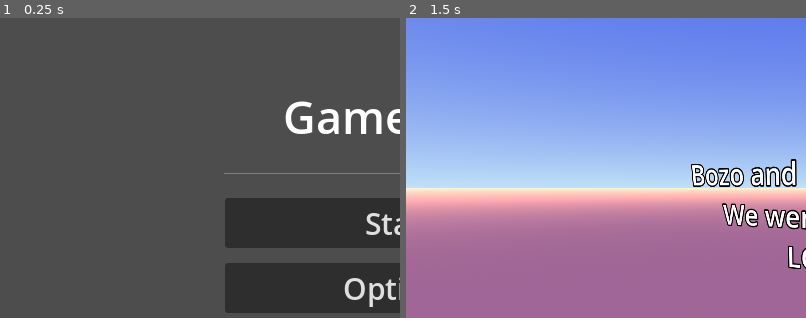
Above: before the commit, frames 1-2 (left to right).
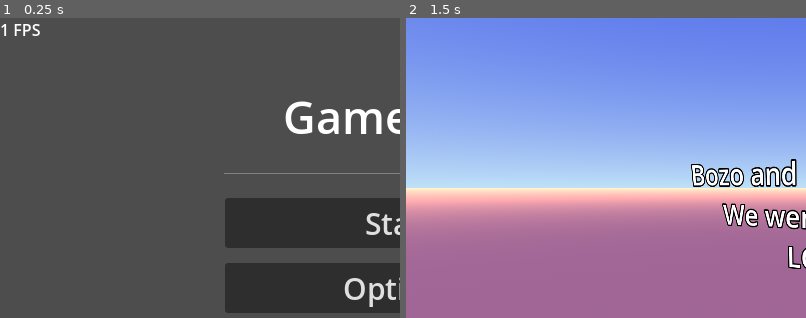
Above: after the commit, the same moments.

Repository: SavoVuksan/EasyMenus
Game: Godot game, scene res://Scenes/main_menu.tscn
Two runs of this game, one before a commit and one after it. Both use one fixed random seed, a clock stepped at 60 frames per second and the inputs below.
Inputs:
- Up to frame 1 (0.25 s): no input
- Up to frame 2 (1.5 s): click "Start" at 0.5 s; tap Enter at 1.25 s
The pictures show only the part of the screen within x 0-50%, y 0-50%; the shares and areas given below are measured in that part.

The runs differ from the first frame. In frame 1, 0.2% of the frame differs, in the area x 0-10%, y 2-6%; in frame 2, nothing differs.

Commit message:
Added Vsync Toggle to Options
* Added Vsync toggle button to options menu.
* Loads Vsync setting on loadup

Diff:
--- a/Scenes/main_menu.tscn
+++ b/Scenes/main_menu.tscn
@@ -1,7 +1,8 @@
-[gd_scene load_steps=3 format=3 uid="uid://yla45juq1i8g"]
+[gd_scene load_steps=4 format=3 uid="uid://yla45juq1i8g"]
 
 [ext_resource type="Script" path="res://Scripts/main_menu_controller.gd" id="1_00qpk"]
 [ext_resource type="PackedScene" uid="uid://ifbncut80b7x" path="res://Scenes/options_menu.tscn" id="2_5k7rh"]
+[ext_resource type="Script" path="res://Scripts/FPS.gd" id="3_6j1pc"]
 
 [node name="MainMenu" type="Control"]
 layout_mode = 3
@@ -76,6 +77,13 @@
 visible = false
 layout_mode = 1
 
+[node name="FPS" type="Label" parent="."]
+layout_mode = 0
+offset_right = 40.0
+offset_bottom = 23.0
+text = "60 FPS"
+script = ExtResource("3_6j1pc")
+
 [connection signal="pressed" from="Content/StartGameButton" to="." method="load_3d_scene"]
 [connection signal="pressed" from="Content/OptionsButton" to="." method="open_options"]
 [connection signal="pressed" from="Content/QuitButton" to="." method="quit"]
--- a/Scenes/options_menu.tscn
+++ b/Scenes/options_menu.tscn
@@ -94,10 +94,22 @@
 theme_override_font_sizes/font_size = 25
 text = "Fullscreen"
 
+[node name="VSyncCheckButton" type="CheckButton" parent="VBoxContainer"]
+unique_name_in_owner = true
+custom_minimum_size = Vector2i(200, 0)
+offset_left = 300.0
+offset_top = 324.0
+offset_right = 500.0
+offset_bottom = 367.0
+size_flags_horizontal = 4
+tooltip_text = "Syncs Games Frame Rate with Displays Refresh Rate"
+theme_override_font_sizes/font_size = 25
+text = "V-Sync"
+
 [node name="MarginContainer2" type="MarginContainer" parent="VBoxContainer"]
-offset_top = 324.0
+offset_top = 382.0
 offset_right = 800.0
-offset_bottom = 417.0
+offset_bottom = 475.0
 theme_override_constants/margin_left = 100
 theme_override_constants/margin_right = 100
 
@@ -105,6 +117,8 @@
 offset_left = 100.0
 offset_right = 700.0
 offset_bottom = 93.0
+tooltip_text = "Scale Less than 1 to get performance improve.
+Scale to more than 1 to improve image quality."
 
 [node name="RenderScaleLabel" type="Label" parent="VBoxContainer/MarginContainer2/VBoxContainer"]
 offset_right = 600.0
@@ -118,8 +132,6 @@
 offset_top = 42.0
 offset_right = 600.0
 offset_bottom = 58.0
-tooltip_text = "Scale Less than 1 to get performance improve.
-Scale to more than 1 to improve image quality."
 min_value = 0.25
 max_value = 2.0
 step = 0.05
@@ -135,18 +147,18 @@
 horizontal_alignment = 1
 
 [node name="HSeparator3" type="HSeparator" parent="VBoxContainer"]
-offset_top = 432.0
+offset_top = 490.0
 offset_right = 800.0
-offset_bottom = 482.0
+offset_bottom = 540.0
 theme_override_constants/separation = 50
 theme_override_styles/separator = SubResource("StyleBoxEmpty_x77mt")
 
 [node name="BackButton" type="Button" parent="VBoxContainer"]
 custom_minimum_size = Vector2i(350, 0)
 offset_left = 225.0
-offset_top = 497.0
+offset_top = 555.0
 offset_right = 575.0
-offset_bottom = 540.0
+offset_bottom = 598.0
 grow_horizontal = 2
 grow_vertical = 0
 size_flags_horizontal = 4
@@ -157,5 +169,6 @@
 [connection signal="value_changed" from="VBoxContainer/MarginContainer/VBoxContainer/SFXVolumeSlider" to="." method="_on_sfx_volume_slider_value_changed"]
 [connection signal="value_changed" from="VBoxContainer/MarginContainer/VBoxContainer/MusicVolumeSlider" to="." method="_on_music_volume_slider_value_changed"]
 [connection signal="toggled" from="VBoxContainer/FullscreenCheckButton" to="." method="_on_fullscreen_check_button_toggled"]
+[connection signal="toggled" from="VBoxContainer/VSyncCheckButton" to="." method="_on_v_sync_check_button_toggled"]
 [connection signal="value_changed" from="VBoxContainer/MarginContainer2/VBoxContainer/RenderScaleSlider" to="." method="_on_render_scale_slider_value_changed"]
 [connection signal="pressed" from="VBoxContainer/BackButton" to="." method="go_back"]
--- /dev/null
+++ b/Scripts/FPS.gd
@@ -0,0 +1,12 @@
+extends Label
+
+
+# Called when the node enters the scene tree for the first time.
+func _ready():
+	pass # Replace with function body.
+
+
+# Called every frame. 'delta' is the elapsed time since the previous frame.
+func _process(delta):
+	text = str(Engine.get_frames_per_second()," FPS")
+	pass
--- a/Scripts/options_constants.gd
+++ b/Scripts/options_constants.gd
@@ -9,3 +9,4 @@
 var music_volume_key_name = "music_volume"
 var fullscreen_key_name = "fullscreen"
 var render_scale_key = "render_scale"
+var vsync_key = "vsync"
--- a/Scripts/options_menu_controller.gd
+++ b/Scripts/options_menu_controller.gd
@@ -7,6 +7,7 @@
 @onready var fullscreen_check_button: CheckButton = $%FullscreenCheckButton
 @onready var render_scale_current_value_label: Label = $%RenderScaleCurrentValueLabel
 @onready var render_scale_slider: HSlider = $%RenderScaleSlider
+@onready var vsync_check_button: CheckButton = $%VSyncCheckButton
 
 var sfx_bus_index
 var music_bus_index
@@ -42,6 +43,7 @@
 	config.set_value(OptionsConstants.section_name, OptionsConstants.music_volume_key_name, music_volume_slider.value)
 	config.set_value(OptionsConstants.section_name, OptionsConstants.fullscreen_key_name, fullscreen_check_button.button_pressed)
 	config.set_value(OptionsConstants.section_name, OptionsConstants.render_scale_key, render_scale_slider.value);
+	config.set_value(OptionsConstants.section_name, OptionsConstants.vsync_key, vsync_check_button.button_pressed)
 	config.save(OptionsConstants.config_file_name)
 
 # Loads options and sets the controls values to loaded values. Uses default values if config file
@@ -56,11 +58,15 @@
 	var music_volume = config.get_value(OptionsConstants.section_name, OptionsConstants.music_volume_key_name, 1)
 	var fullscreen = config.get_value(OptionsConstants.section_name, OptionsConstants.fullscreen_key_name, false)
 	var render_scale = config.get_value(OptionsConstants.section_name, OptionsConstants.render_scale_key, 1)
-
+	var vsync = config.get_value(OptionsConstants.section_name, OptionsConstants.vsync_key, true)
+	print(vsync)
 	sfx_volume_slider.value = sfx_volume
 	music_volume_slider.value = music_volume
 	fullscreen_check_button.button_pressed = fullscreen
 	render_scale_slider.value = render_scale
+	vsync_check_button.set_pressed_no_signal(vsync)
+	vsync_check_button.emit_signal("toggled", vsync)
+
 
 
 
@@ -76,3 +82,14 @@
 func _on_render_scale_slider_value_changed(value):
 	get_viewport().scaling_3d_scale = value
 	render_scale_current_value_label.text = str(value)
+
+
+func _on_v_sync_check_button_toggled(button_pressed):
+	# There are multiple V-Sync Methods supported by Godot
+	# For now we just use the simple ones could be worth a consideration to
+	# add the others
+	# Just sets V-Sync for the first window. So no support for multi window games
+	if button_pressed:
+		DisplayServer.window_set_vsync_mode(DisplayServer.VSYNC_ENABLED)
+	else:
+		DisplayServer.window_set_vsync_mode(DisplayServer.VSYNC_DISABLED)
--- a/Scripts/startup_loader.gd
+++ b/Scripts/startup_loader.gd
@@ -18,6 +18,7 @@
 	var music_volume = linear_to_db(config.get_value(OptionsConstants.section_name, OptionsConstants.music_volume_key_name, 1))
 	var fullscreen = config.get_value(OptionsConstants.section_name, OptionsConstants.fullscreen_key_name, false)
 	var render_scale = config.get_value(OptionsConstants.section_name, OptionsConstants.render_scale_key, 1)
+	var vsync = config.get_value(OptionsConstants.section_name, OptionsConstants.vsync_key, true)
 
 	AudioServer.set_bus_volume_db(sfx_bus_index, sfx_volume)
 	AudioServer.set_bus_volume_db(music_bus_index, music_volume)
@@ -28,6 +29,11 @@
 
 	get_viewport().scaling_3d_scale = render_scale
 
+	if vsync:
+		DisplayServer.window_set_vsync_mode(DisplayServer.VSYNC_ENABLED)
+	else:
+		DisplayServer.window_set_vsync_mode(DisplayServer.VSYNC_DISABLED)
+
 func _ready():
 	load_settings()
 	pass
--- a/project.godot
+++ b/project.godot
@@ -39,3 +39,4 @@
 [rendering]
 
 scaling_3d/mode=1
+scaling_3d/fsr_sharpness=0.2
